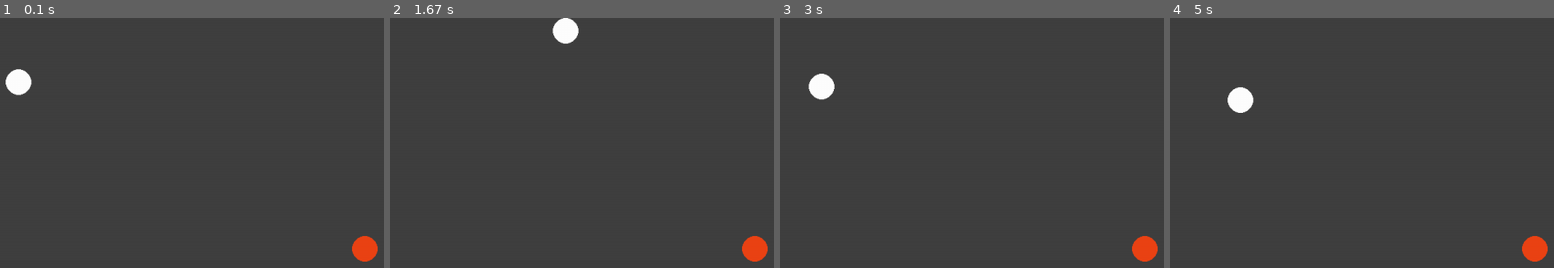
Above: before the commit, frames 1-4 (left to right).
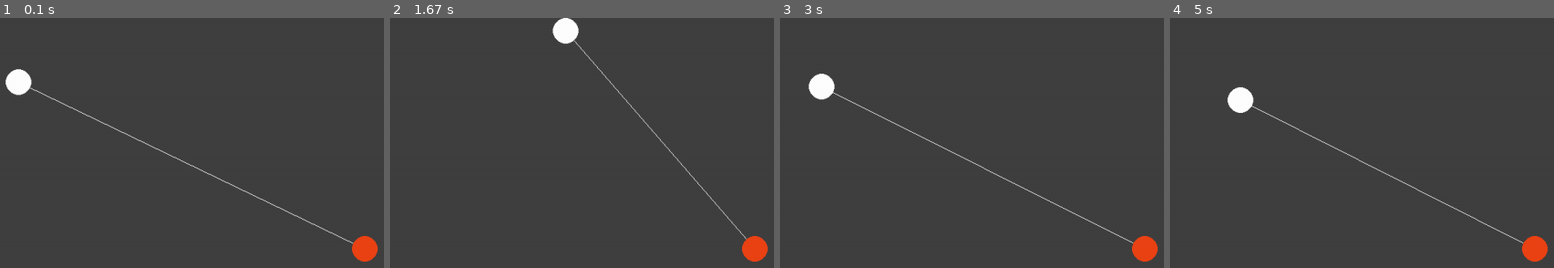
Above: after the commit, the same moments.

Repository: codin-eric/ejercicios
Game: pygame game, started from pygame/asteroids/game.py
Two runs of this game, one before a commit and one after it. Both use one fixed random seed, a clock stepped at 60 frames per second and the inputs below.
Inputs:
- Up to frame 1 (0.1 s): no input
- Up to frame 2 (1.67 s): hold Right 0.33-0.8 s; hold Up 0.83-1.13 s; hold Right 1.17-1.63 s
- Up to frame 3 (3 s): hold Left 1.67-2.2 s; hold Down 2.23-2.53 s; hold Left 2.57-2.97 s
- Up to frame 4 (5 s): hold Up 3-3.37 s; hold Right 3.4-4.03 s; hold Down 4.07-4.43 s; hold Left 4.47-4.93 s; hold Right from 4.97 s (still down)

The runs differ from the first frame. In frame 1, 0.5% of the frame differs, in the area x 7-93%, y 27-91%; in frame 2, 0.3%; in frame 3, 0.5%; in frame 4, 0.4%.

Commit message:
arreglado el problema de colisiones

Diff:
--- a/pygame/asteroids/game.py
+++ b/pygame/asteroids/game.py
@@ -57,11 +57,14 @@
                 self.speed = [0, 0]
 
     def collision(self, other):
-        escalar_distance = np.sum(np.absolute(self.pos - other.pos))
+
+        escalar_distance = np.hypot(
+            self.pos[0] - other.pos[0], self.pos[1] - other.pos[1]
+        )
         print(escalar_distance)
+        pygame.draw.line(screen, WHITE, self.pos, other.pos, 1)
         if escalar_distance <= (self.size + other.size):
-            self.color = LIGHT_BLUE
-            other.color = LIGHT_BLUE
+            print("HELLO!")
 
     def draw(self):
         pygame.draw.circle(screen, self.color, self.pos.astype(int), self.size, 0)
@@ -74,9 +77,10 @@
 font_name = pygame.font.match_font("arial")
 screen_running = True
 player = Nave(100, 100, WHITE)
-player.draw()
+
 enemy = Nave(SCREEN_RESOLUTION[0] * 0.5, SCREEN_RESOLUTION[1] * 0.5, COOL_RED)
 enemy.draw()
+player.draw()
 
 pygame.display.update()
 
